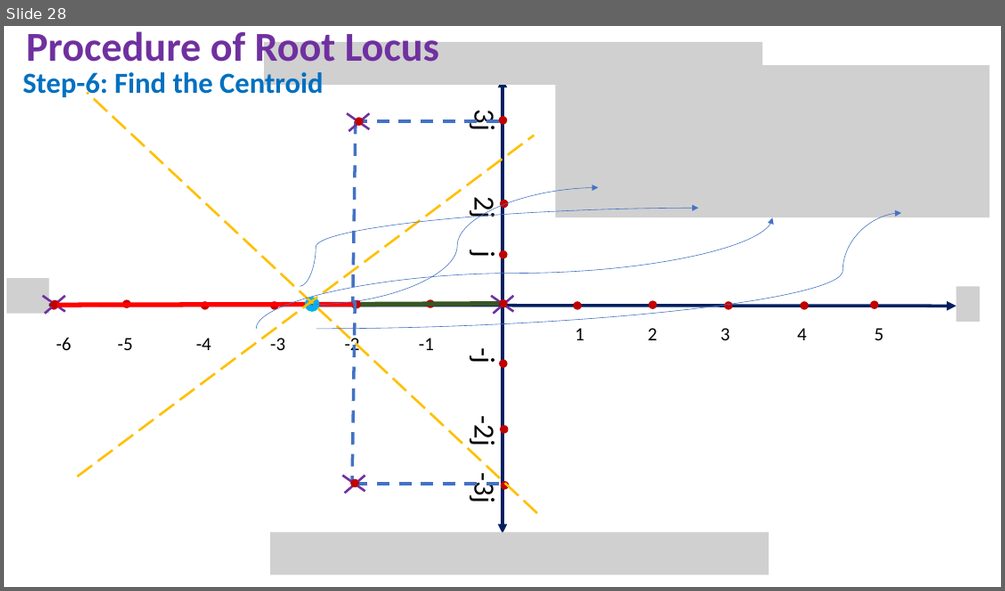
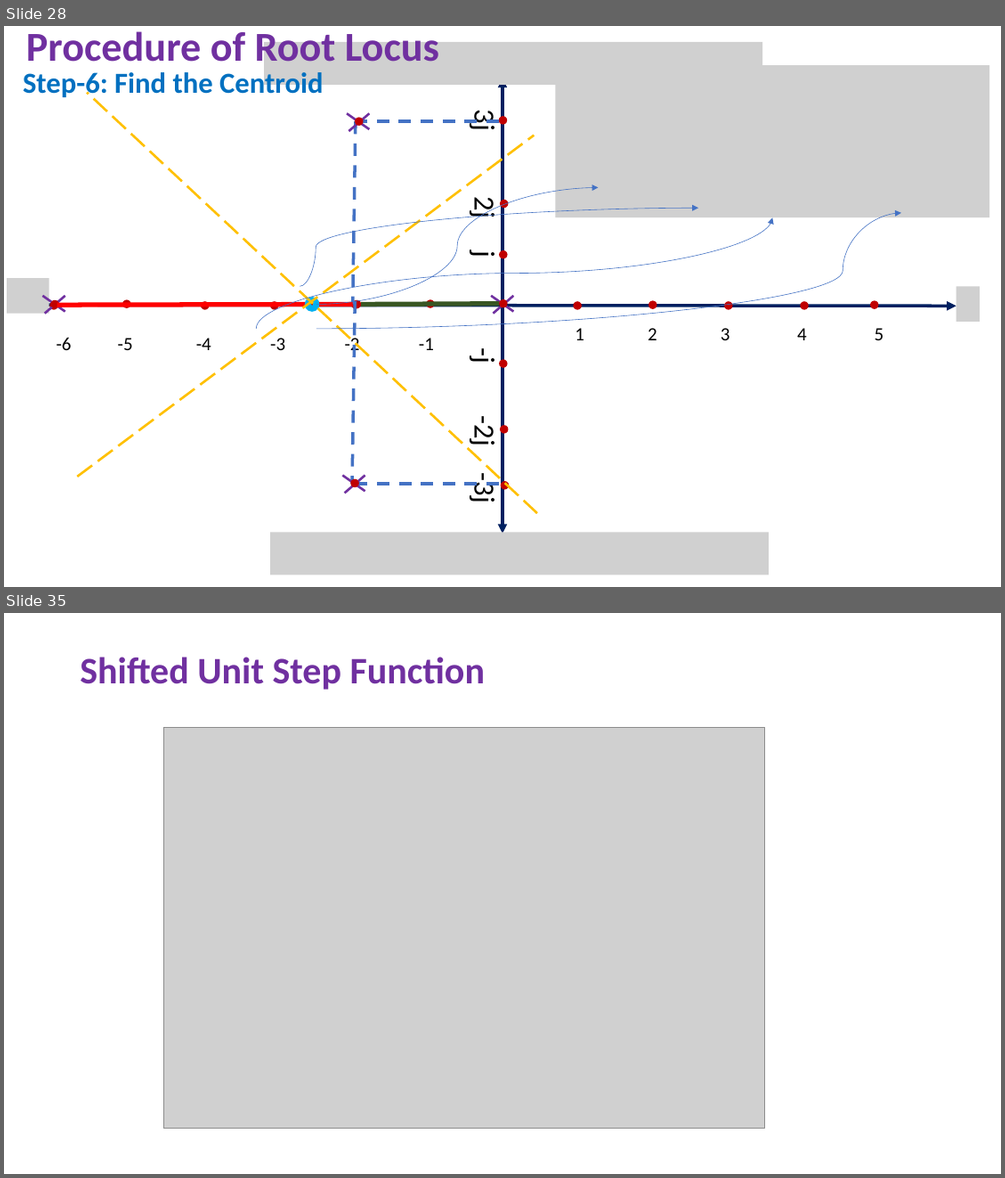
Before and after one commit to niazwazir/LINEAR_CONTROL_SYSTEM, a slide deck: 2_WEEK_LECTURE_LINEAR_CONTROL_SYSTEM.pptx. Shown one above the other, each under a label of ours: slide 28 before the commit, slides 28 and 35 after it; the slides between them are not shown. The pictures are 1005x591 and 1005x1178 pixels, drawn with LibreOffice and Linux fonts; fonts in the diff are those of the drawing; grey boxes stand for pictures. Boxes give left, top, right and bottom in pixels: in the first picture for what was removed or moved away, otherwise in the second. Text is boxed around its words. In the diff, an @@ line names an element or a change of style, - is before the commit and + after.

```diff
--- a/2_WEEK_LECTURE_LINEAR_CONTROL_SYSTEM.pptx
+++ b/2_WEEK_LECTURE_LINEAR_CONTROL_SYSTEM.pptx
@@ slide 35 added at <box>4,613,1001,1174</box>, background #FFFFFF @@
@@ title added at <box>80,657,485,690</box>, 36 pt, text #7030A0, bold @@
+Shifted Unit Step Function
@@ picture added at <box>163,728,764,1128</box> @@
```
Also in this commit, not shown: 1 slide changed, 24 other slides added.
